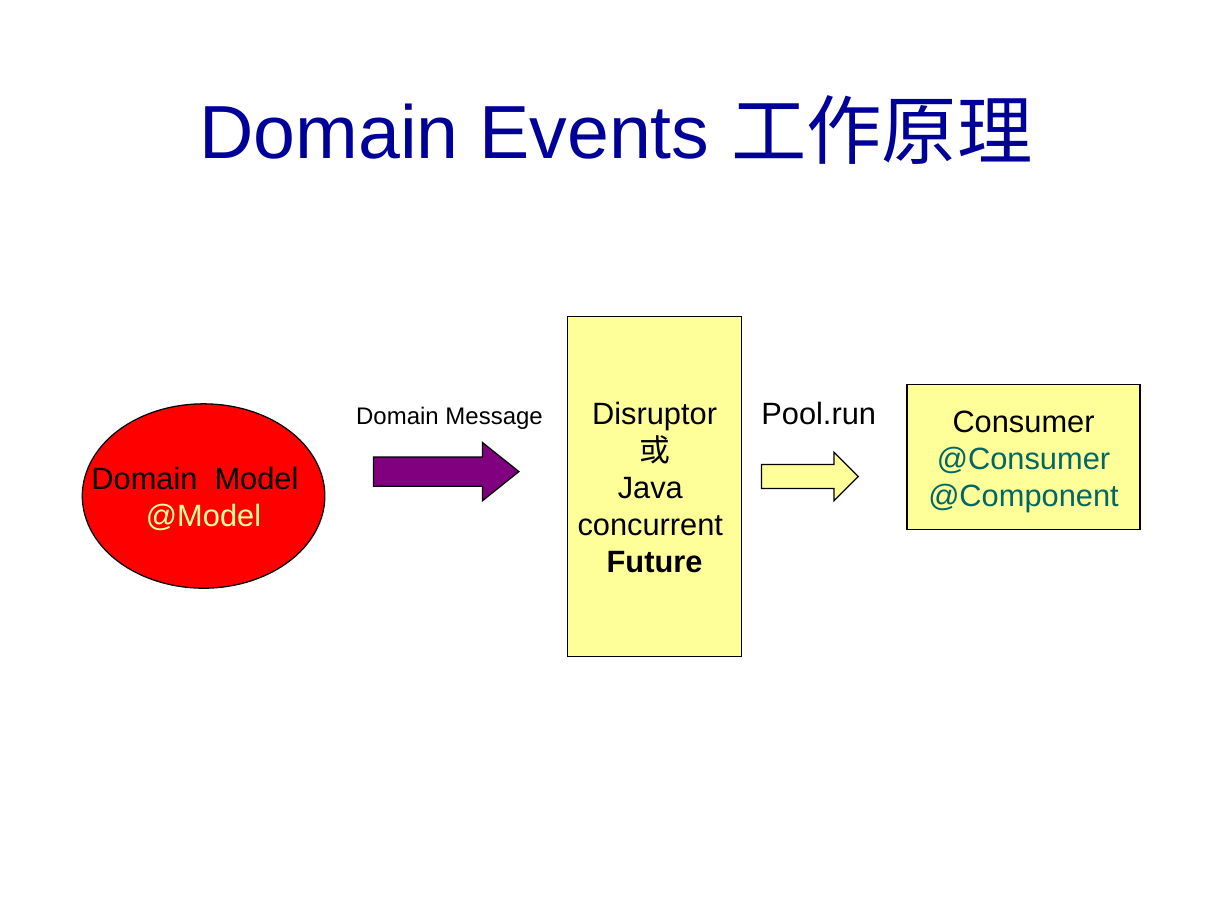
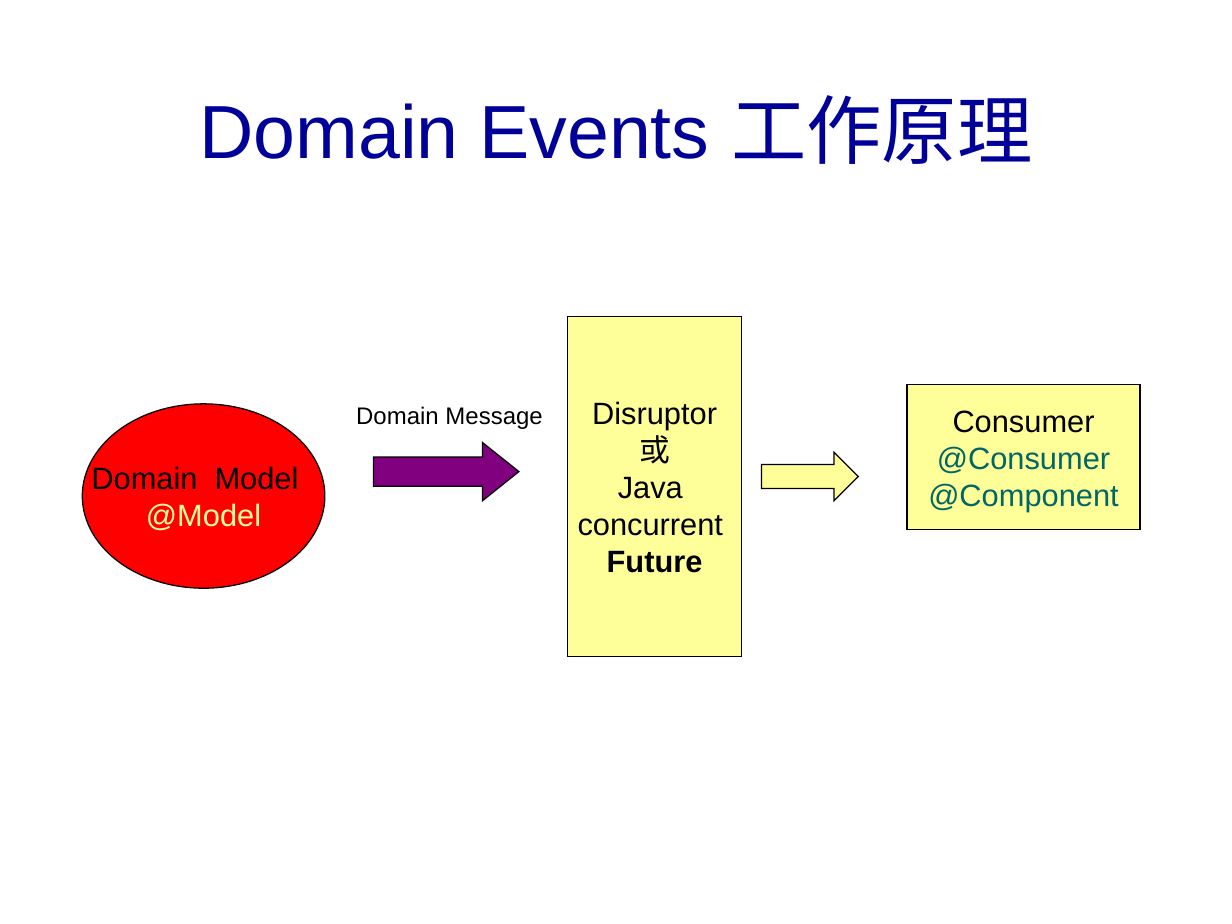
Before and after one commit to banq/jdonframework, a slide deck: slide 20 of doc/chinese/JdonFramework.ppt. Drawn at 1232x924 pixels with LibreOffice and Linux fonts; fonts in the diff are those of the drawing; background and template pictures are left out. Boxes give left, top, right and bottom in pixels: in the first picture for what was removed or moved away, otherwise in the second. Text is boxed around its words. In the diff, an @@ line names an element or a change of style, - is before the commit and + after.

```diff
--- a/doc/chinese/JdonFramework.ppt
+++ b/doc/chinese/JdonFramework.ppt
@@ text removed at box(761, 401, 876, 425) @@
-Pool.run
```
Also in this commit, not shown: 1 slide added, 2 other files.
